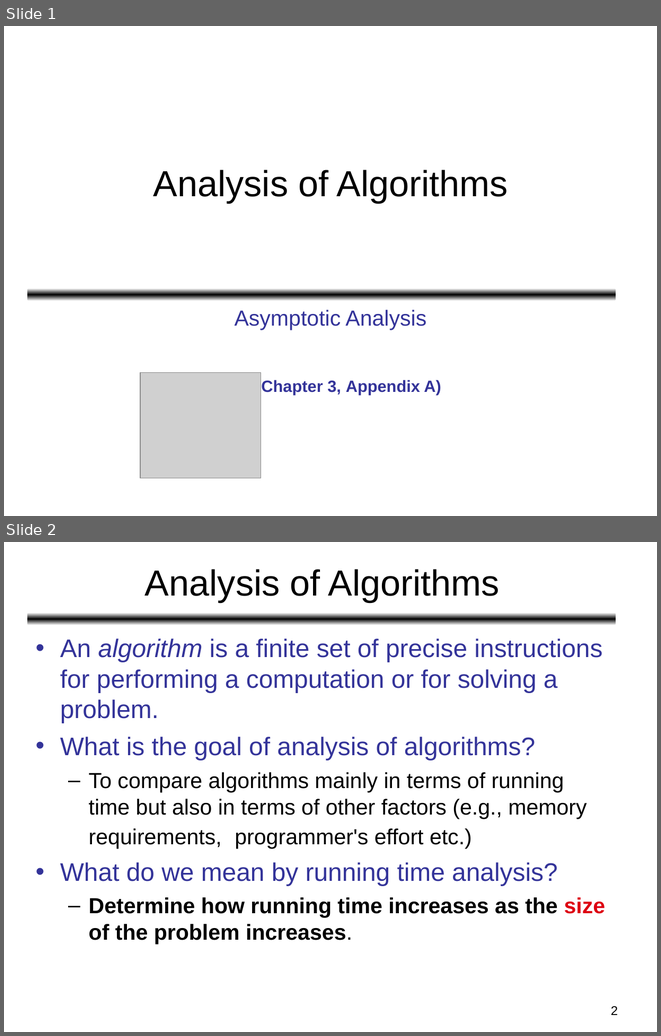
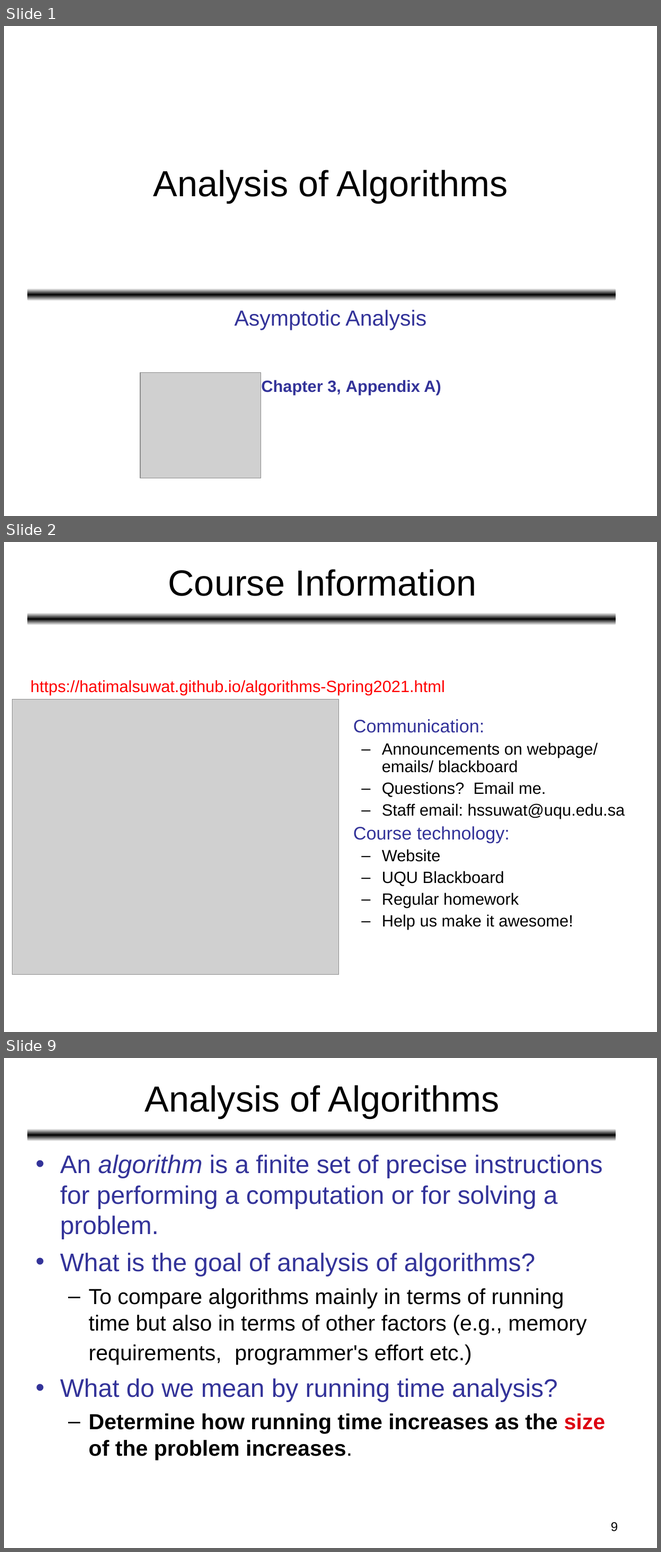
Before and after one commit to HatimAlsuwat/HatimAlsuwat.github.io, a slide deck: algorithms/Lecture 1.ppt. Shown one above the other, each under a label of ours: slides 1 and 2 before the commit, slides 1, 2 and 9 after it; the slides between them are not shown. The pictures are 661x1036 and 661x1552 pixels, drawn with LibreOffice and Linux fonts; fonts in the diff are those of the drawing; grey boxes stand for pictures. Boxes give left, top, right and bottom in pixels: in the first picture for what was removed or moved away, otherwise in the second. Text is boxed around its words. In the diff, an @@ line names an element or a change of style, - is before the commit and + after.

```diff
--- a/algorithms/Lecture 1.ppt
+++ b/algorithms/Lecture 1.ppt
@@ slide 2 added at [4, 542, 657, 1032], background #FFFFFF; not listed: 1 template element that a slide beside it also shows @@
@@ title added at [168, 569, 476, 596], 40 pt, text #000000 @@
+Course Information
@@ text added at [30, 680, 445, 695], 18 pt, text #FF0000 @@
+https://hatimalsuwat.github.io/algorithms-Spring2021.html
@@ picture added at [12, 699, 339, 973] @@
@@ text added at [353, 719, 625, 929], 18 pt, text #000000 @@
+• Communication:
+  – Announcements on webpage/ emails/ blackboard
+  – Questions? Email me.
+  – Staff email: hssuwat@uqu.edu.sa
+• Course technology:
+  – Website
+  – UQU Blackboard
+  – Regular homework
+  – Help us make it awesome!
@@ what was slide 2 is now slide 9 @@
@@ page number at [611, 1522, 618, 1531]: text changed @@
-2
+9
```
Also in this commit, not shown: 6 other slides added, 1 other file.
